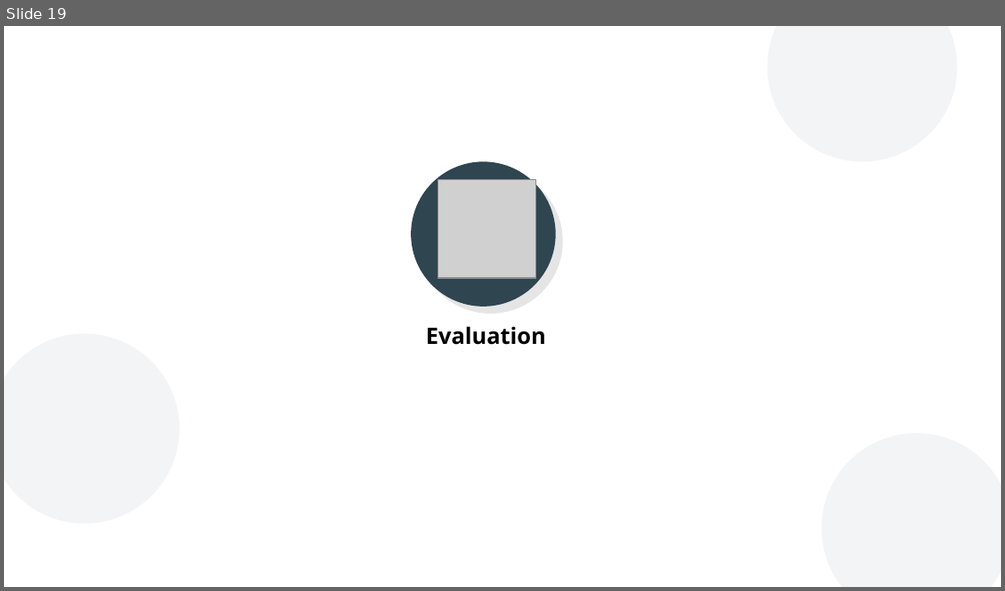
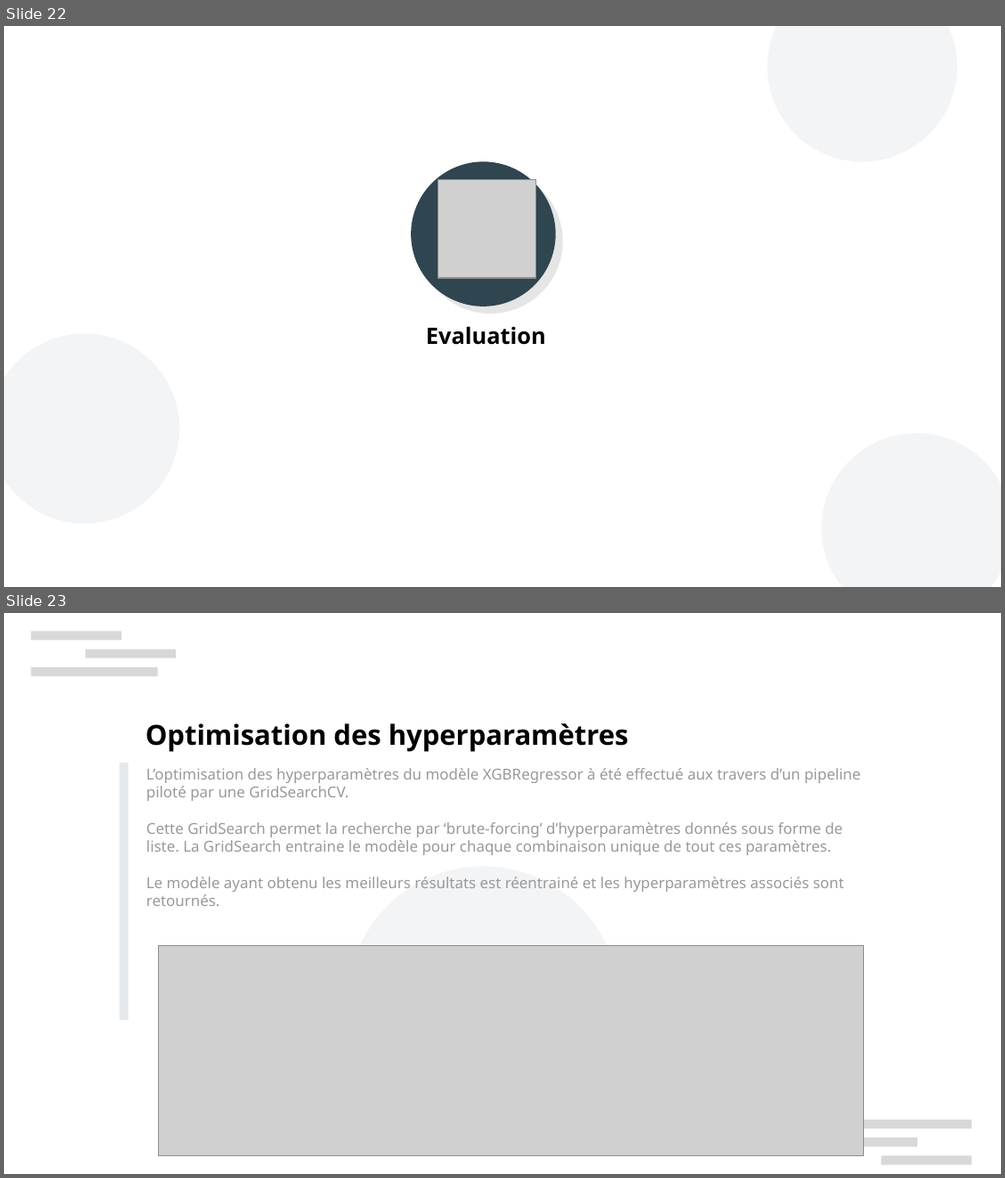
Before and after one commit to curiousmindflow/oc-ml-p3, a slide deck: report/P3_01_presentation.odp. Shown one above the other, each under a label of ours: slide 19 before the commit, slides 22 and 23 after it. The pictures are 1005x591 and 1005x1178 pixels, drawn with LibreOffice and Linux fonts; fonts in the diff are those of the drawing; grey boxes stand for pictures; background and template pictures are left out. Boxes give left, top, right and bottom in pixels: in the first picture for what was removed or moved away, otherwise in the second. Text is boxed around its words. In the diff, an @@ line names an element or a change of style, - is before the commit and + after.

```diff
--- a/report/P3_01_presentation.odp
+++ b/report/P3_01_presentation.odp
@@ slide 23 added at (4,613,1001,1174), background #FFFFFF @@
@@ rectangle added at (31,631,121,640), fill #CCCCCC at 75% opacity @@
@@ rectangle added at (85,649,176,658), fill #CCCCCC at 75% opacity @@
@@ rectangle added at (31,667,158,676), fill #CCCCCC at 75% opacity @@
@@ text added at (146,723,629,752), 22 pt, text #000000, bold @@
+Optimisation des hyperparamètres
@@ rectangle added at (120,763,129,1020), fill #CED4DA at 50% opacity @@
@@ text added at (146,768,860,906), 12 pt, text #999999 @@
+L’optimisation des hyperparamètres du modèle XGBRegressor à été effectué aux travers d’un pipeline piloté par une GridSearchCV.
+Cette GridSearch permet la recherche par ‘brute-forcing’ d’hyperparamètres donnés sous forme de liste. La GridSearch entraine le modèle pour chaque combinaison unique de tout ces paramètres.
+Le modèle ayant obtenu les meilleurs résultats est réentrainé et les hyperparamètres associés sont retournés.
@@ ellipse added at (348,867,619,1137), fill #8D99AE at 10% opacity @@
@@ picture added at (159,946,864,1156) @@
@@ rectangle added at (845,1119,971,1128), fill #CCCCCC at 75% opacity @@
@@ rectangle added at (827,1137,917,1147), fill #CCCCCC at 75% opacity @@
@@ rectangle added at (882,1156,971,1165), fill #CCCCCC at 75% opacity @@
@@ what was slide 19 is now slide 22 @@
```
Also in this commit, not shown: 2 slides changed, 6 other slides added, 21 slides removed, 10 other files.
